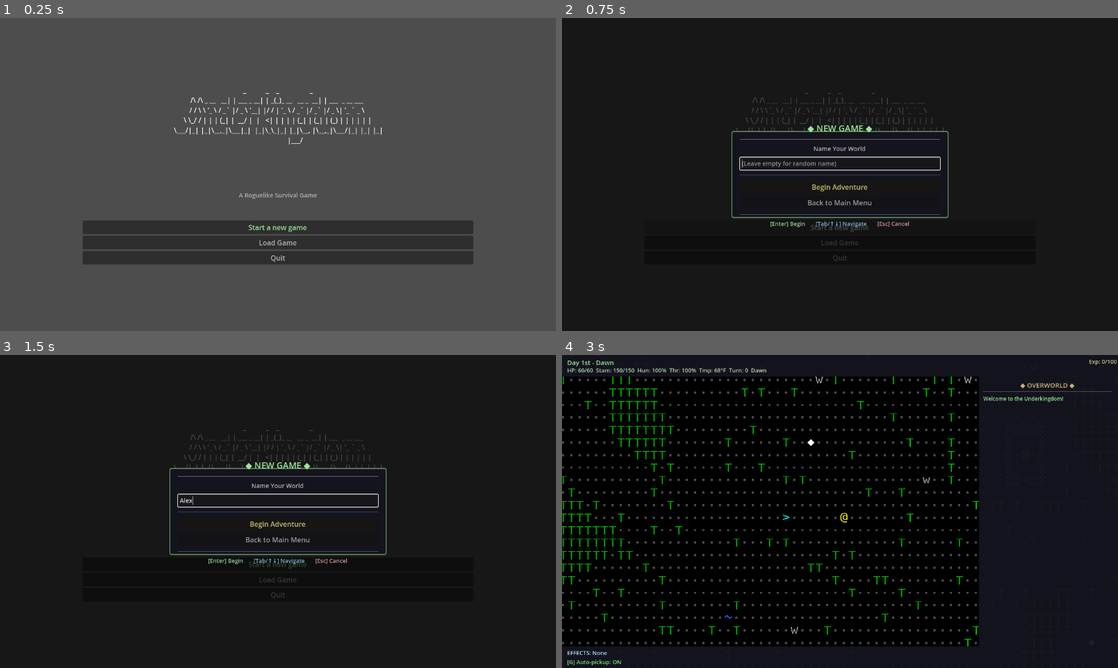
Above: before the commit, frames 1-4 (two rows, left to right).
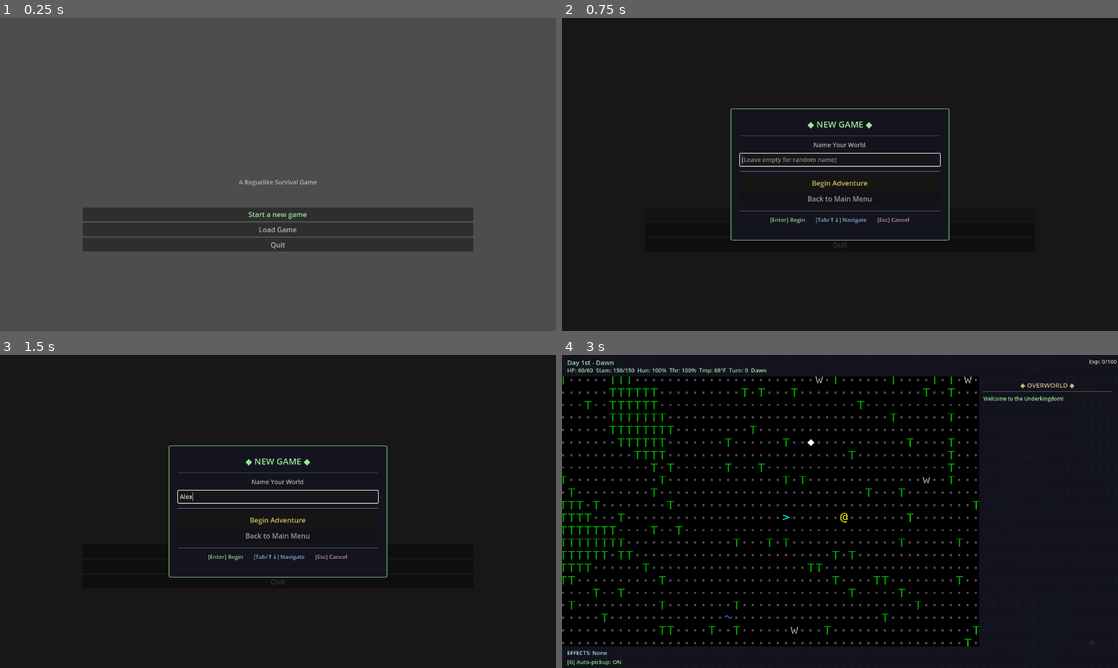
Above: after the commit, the same moments.

Repository: stevenraines/underkingdom-godot-cc
Game: Godot game, scene res://scenes/main.tscn
Two runs of this game, one before a commit and one after it. Both use one fixed random seed, a clock stepped at 60 frames per second and the inputs below.
Inputs (mouse positions are in pixels of both pictures, inside the frame that each line leads up to):
- Up to frame 1 (0.25 s): no input
- Up to frame 2 (0.75 s): click "Start a new game" at 0.5 s
- Up to frame 3 (1.5 s): click (278, 498) at 1.27 s; type "Alex" at 1.35 s
- Up to frame 4 (3 s): click "Start a new game" at 2 s; click "Begin Adventure" at 2.75 s

The runs differ from the first frame. In frame 1, 7.8% of the frame differs, in the area x 14-86%, y 24-79%; in frame 2, 3.5%; in frame 3, 3.3%; in frame 4, nothing differs.

Commit message:
Refactor main menu and world name dialog: update title node to Label, adjust font settings, and enhance dialog margins for improved layout

Diff:
--- a/scenes/main_menu.gd
+++ b/scenes/main_menu.gd
@@ -26,15 +26,23 @@
 			var txt := f.get_as_text()
 			f.close()
 			print("[MainMenu] read logo length:", txt.length())
-			var title = get_node("VBoxContainer/Title")
+			var title: Label = get_node("VBoxContainer/Title")
 			print("[MainMenu] title node: ", title)
 			# ensure Title control is visible and has enough space for ASCII art
 			title.visible = true
-			title.custom_minimum_size = Vector2(900, 240)
-			title.add_theme_font_size_override("font_size", 28)
-			title.bbcode_enabled = false
-			title.clear()
-			title.append_text(txt)
+			title.custom_minimum_size = Vector2(900, 180)
+
+			# Load and apply monospace font for ASCII art
+			var mono_font = load("res://fonts/DejaVuSansMono.ttf")
+			if mono_font:
+				print("[MainMenu] Loaded mono font: ", mono_font)
+				title.add_theme_font_override("font", mono_font)
+			else:
+				print("[MainMenu] Failed to load mono font")
+
+			title.add_theme_font_size_override("font_size", 14)
+			title.horizontal_alignment = HORIZONTAL_ALIGNMENT_CENTER
+			title.text = txt
 		else:
 			print("[MainMenu] failed to open file handle")
 	else:
--- a/scenes/main_menu.tscn
+++ b/scenes/main_menu.tscn
@@ -25,10 +25,8 @@
 grow_horizontal = 2
 grow_vertical = 2
 
-[node name="Title" type="RichTextLabel" parent="VBoxContainer"]
+[node name="Title" type="Label" parent="VBoxContainer"]
 layout_mode = 2
-bbcode_enabled = false
-fit_content_height = true
 text = "UNDERKINGDOM"
 horizontal_alignment = 1
 theme_override_font_sizes/font_size = 30
--- a/ui/world_name_dialog.gd
+++ b/ui/world_name_dialog.gd
@@ -14,7 +14,6 @@
 
 const COLOR_SELECTED = Color(0.9, 0.85, 0.5, 1.0)
 const COLOR_NORMAL = Color(0.7, 0.7, 0.7, 1.0)
-const COLOR_START = Color(0.6, 0.9, 0.6, 1.0)
 
 func _ready() -> void:
 	hide()
@@ -86,10 +85,7 @@
 		if i == selected_button_index:
 			buttons[i].modulate = COLOR_SELECTED
 		else:
-			if i == 0:  # Start button
-				buttons[i].modulate = COLOR_START
-			else:
-				buttons[i].modulate = COLOR_NORMAL
+			buttons[i].modulate = COLOR_NORMAL
 
 func _on_start_button_pressed() -> void:
 	var world_name = name_input.text.strip_edges()
--- a/ui/world_name_dialog.tscn
+++ b/ui/world_name_dialog.tscn
@@ -13,6 +13,10 @@
 corner_radius_top_right = 4
 corner_radius_bottom_right = 4
 corner_radius_bottom_left = 4
+expand_margin_left = 2
+expand_margin_top = 2
+expand_margin_right = 2
+expand_margin_bottom = 2
 
 [node name="WorldNameDialog" type="Control"]
 layout_mode = 3
@@ -40,9 +44,9 @@
 anchor_right = 0.5
 anchor_bottom = 0.5
 offset_left = -250.0
-offset_top = -100.0
+offset_top = -150.0
 offset_right = 250.0
-offset_bottom = 100.0
+offset_bottom = 150.0
 grow_horizontal = 2
 grow_vertical = 2
 theme_override_styles/panel = SubResource("StyleBoxFlat_panel")
